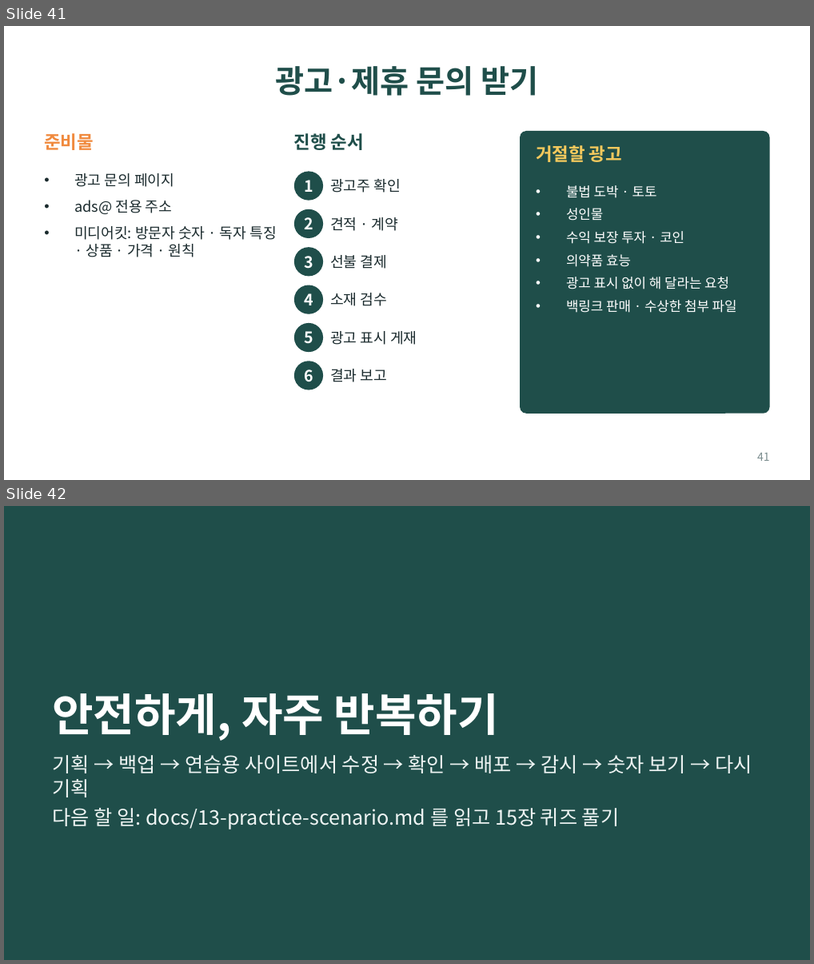
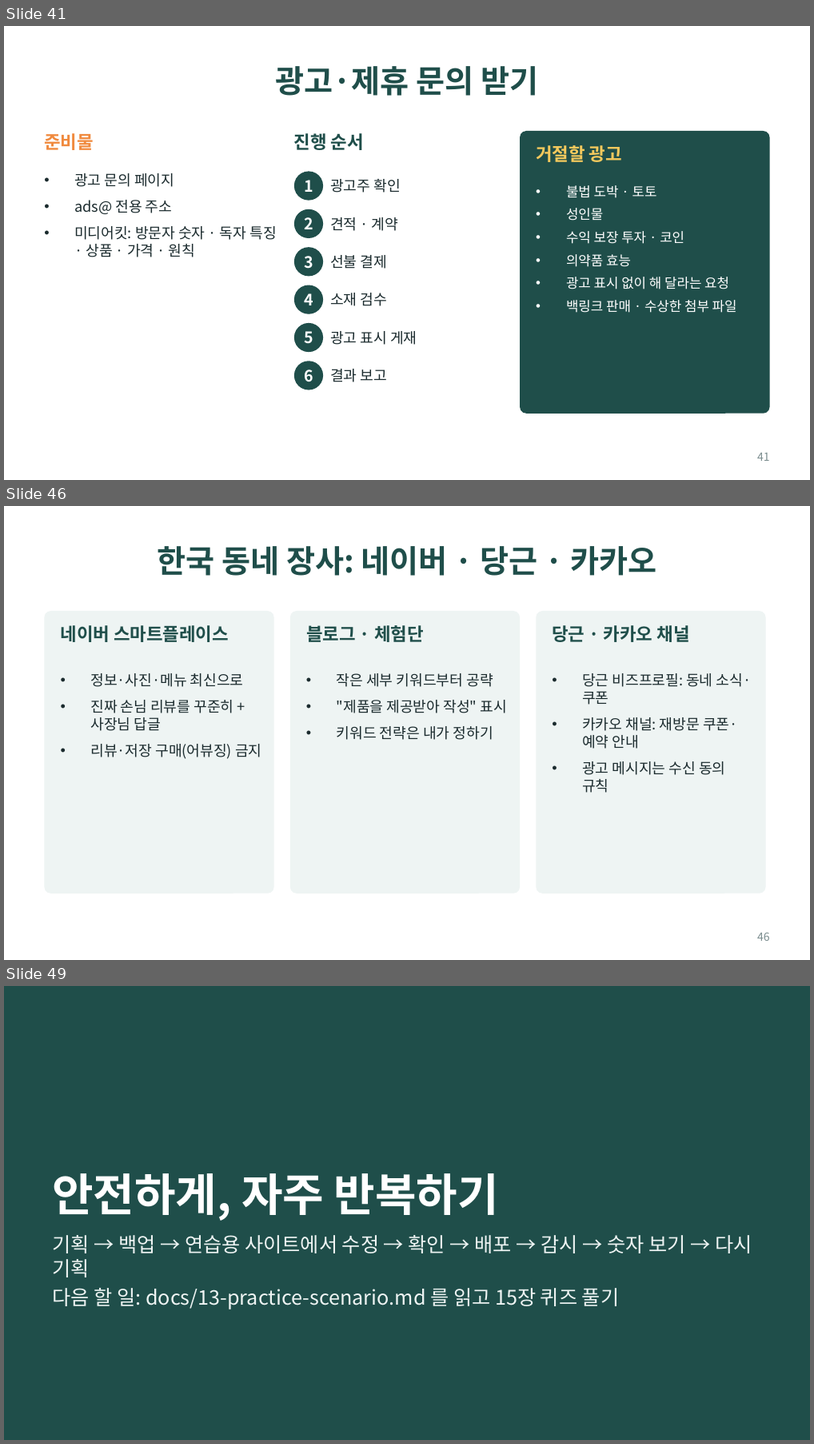
Before and after one commit to bincodin-ko/stanford-study, a slide deck: slides/internet-business-101.pptx. Shown one above the other, each under a label of ours: slides 41 and 42 before the commit, slides 41, 46 and 49 after it; the slides between them are not shown. The pictures are 814x964 and 814x1444 pixels, drawn with LibreOffice and Linux fonts; fonts in the diff are those of the drawing. Boxes give left, top, right and bottom in pixels: in the first picture for what was removed or moved away, otherwise in the second. Text is boxed around its words. In the diff, an @@ line names an element or a change of style, - is before the commit and + after.

```diff
--- a/slides/internet-business-101.pptx
+++ b/slides/internet-business-101.pptx
@@ slide 46 added at [4,506,810,960], background #FFFFFF @@
@@ title added at [157,546,658,576], 28 pt, text #1F4E4A, bold @@
+한국 동네 장사: 네이버 · 당근 · 카카오
@@ rounded rectangle added at [44,611,274,893], fill #EEF4F3 @@
@@ text added at [61,625,229,642], 16 pt, text #1F4E4A, bold @@
+네이버 스마트플레이스
@@ rounded rectangle added at [290,611,520,893], fill #EEF4F3 @@
@@ text added at [306,625,424,642], 16 pt, text #1F4E4A, bold @@
+블로그 · 체험단
@@ rounded rectangle added at [536,611,766,893], fill #EEF4F3 @@
@@ text added at [552,625,690,642], 16 pt, text #1F4E4A, bold @@
+당근 · 카카오 채널
@@ text added at [90,673,262,759], 13 pt, text #1B2B2E @@
+• 정보·사진·메뉴 최신으로
+• 진짜 손님 리뷰를 꾸준히 + 사장님 답글
+• 리뷰·저장 구매(어뷰징) 금지
@@ text added at [337,673,506,740], 13 pt, text #1B2B2E @@
+• 작은 세부 키워드부터 공략
+• "제품을 제공받아 작성" 표시
+• 키워드 전략은 내가 정하기
@@ text added at [582,673,752,792], 13 pt, text #1B2B2E @@
+• 당근 비즈프로필: 동네 소식·쿠폰
+• 카카오 채널: 재방문 쿠폰·예약 안내
+• 광고 메시지는 수신 동의 규칙
@@ page number added at [758,932,770,940], 10 pt, text #7A8C8E @@
+46
@@ what was slide 42 is now slide 49 @@
```
Also in this commit, not shown: 6 other slides added, 7 other files.
